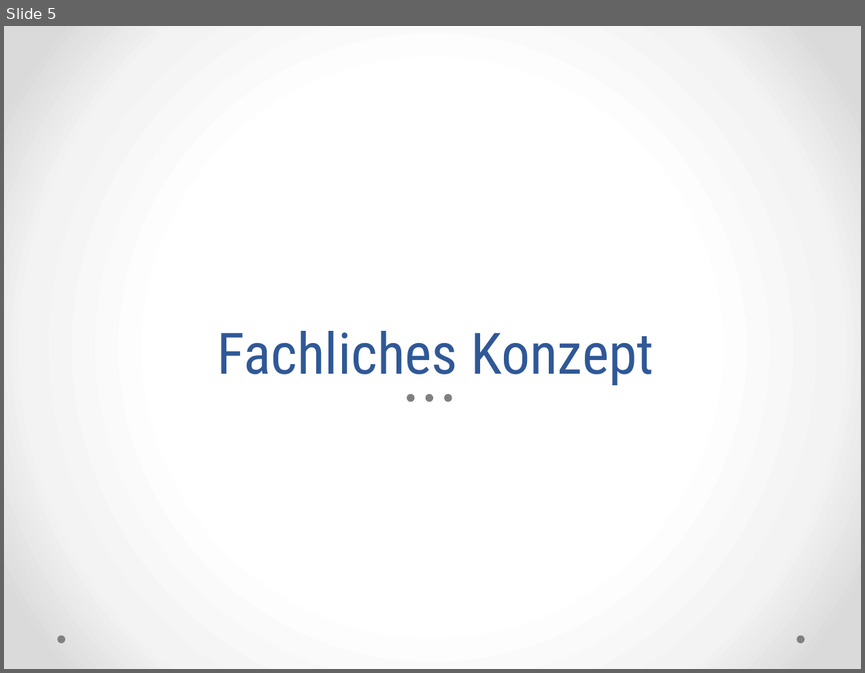
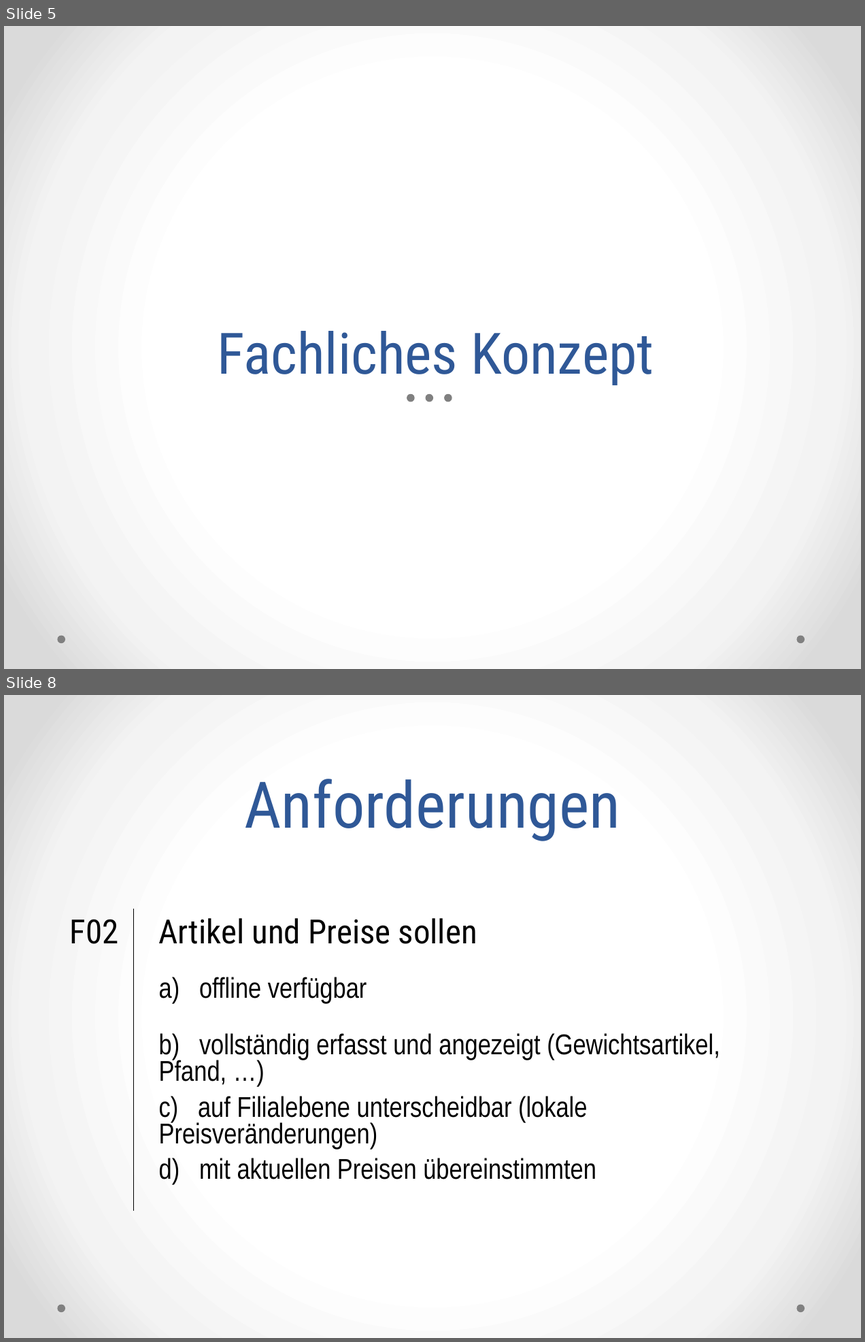
Before and after one commit to ss-proto/PA2, a slide deck: presentation/ss-proto.pptx. Shown one above the other, each under a label of ours: slide 5 before the commit, slides 5 and 8 after it; the slides between them are not shown. The pictures are 865x673 and 865x1342 pixels, drawn with LibreOffice and Linux fonts; fonts in the diff are those of the drawing. Boxes give left, top, right and bottom in pixels: in the first picture for what was removed or moved away, otherwise in the second. Text is boxed around its words. In the diff, an @@ line names an element or a change of style, - is before the commit and + after.

```diff
--- a/presentation/ss-proto.pptx
+++ b/presentation/ss-proto.pptx
@@ slide 8 added at bbox=[4, 695, 861, 1338], background gradient #FFFFFF to #F4F4F4 to #DADADA; not listed: 2 template elements that a slide beside it also shows @@
@@ title added at bbox=[244, 779, 620, 841], 54 pt, text #2F5897 @@
+Anforderungen
@@ table added at bbox=[61, 909, 797, 1199], 5 rows, 2 columns @@
+F02 | Artikel und Preise sollen
+ | a) offline verfügbar
+ | b) vollständig erfasst und angezeigt (Gewichtsartikel, Pfand, …)
+ | c) auf Filialebene unterscheidbar (lokale Preisveränderungen)
+ | d) mit aktuellen Preisen übereinstimmten
```
Also in this commit, not shown: 4 slides changed, 29 other slides added, 5 other files.
